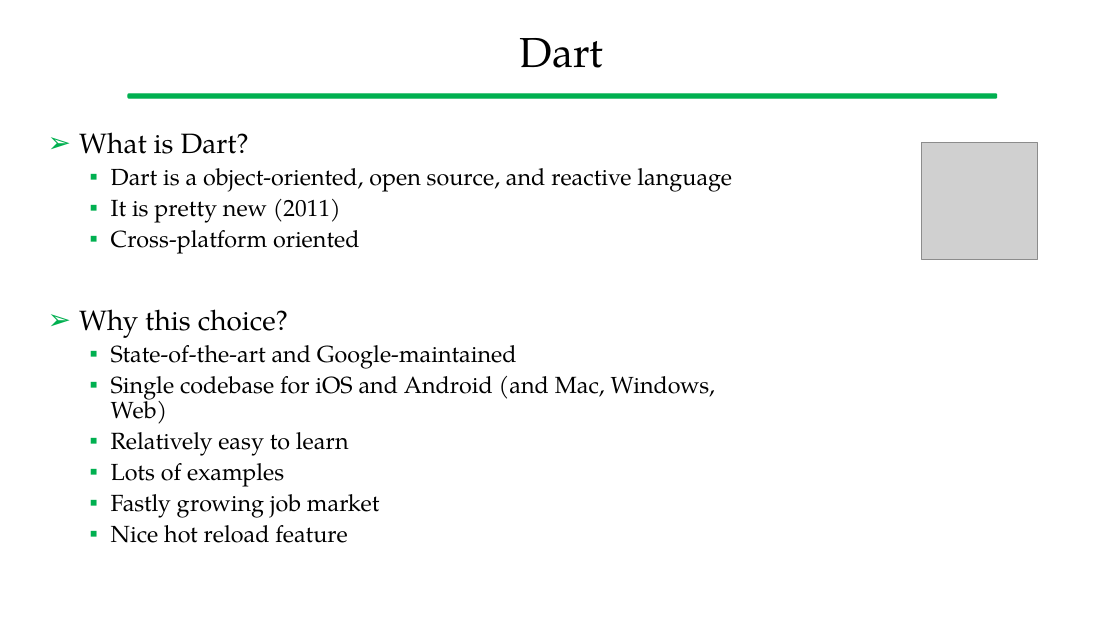
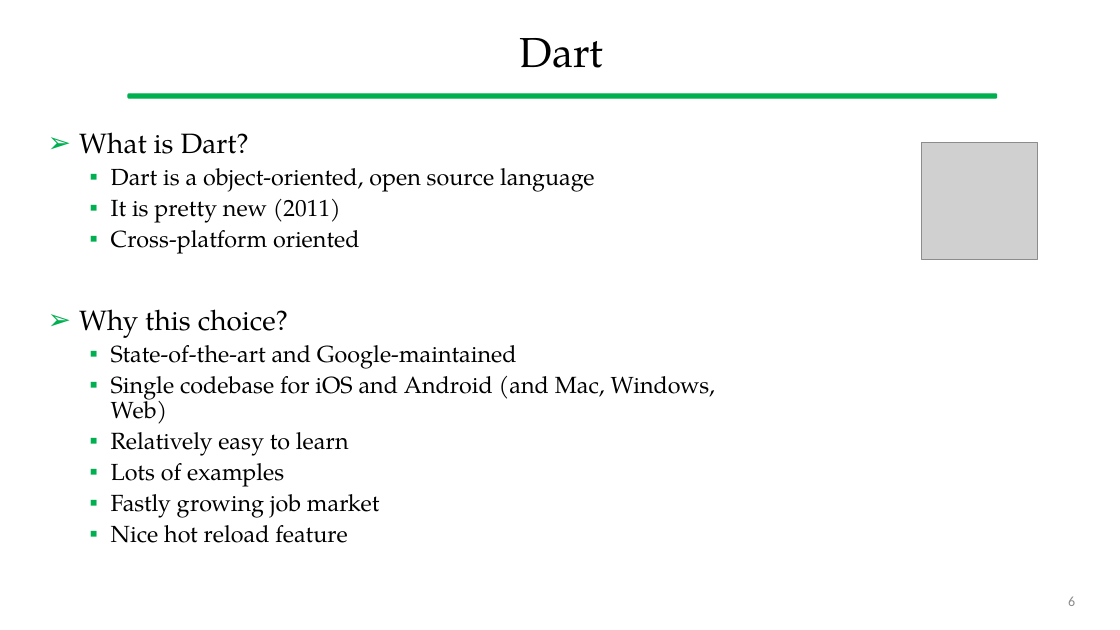
Before and after one commit to gcappon/bwthw, a slide deck: slide 6 of lab_02-dart_101_part_1/lab_02-dart_101_part_1.pptx. Drawn at 1120x630 pixels with LibreOffice and Linux fonts; fonts in the diff are those of the drawing; grey boxes stand for pictures. Boxes give left, top, right and bottom in pixels: in the first picture for what was removed or moved away, otherwise in the second. Text is boxed around its words. In the diff, an @@ line names an element or a change of style, - is before the commit and + after.

```diff
--- a/lab_02-dart_101_part_1/lab_02-dart_101_part_1.pptx
+++ b/lab_02-dart_101_part_1/lab_02-dart_101_part_1.pptx
@@ text at <box>111,168,595,192</box>: text changed @@
-  ▪ Dart is a object-oriented, open source, and reactive language
+  ▪ Dart is a object-oriented, open source language
@@ page number added at <box>1068,596,1075,606</box>, 12 pt, text #8C8C8C @@
+6
```
Also in this commit, not shown: 51 other slides changed, 3 other files.
